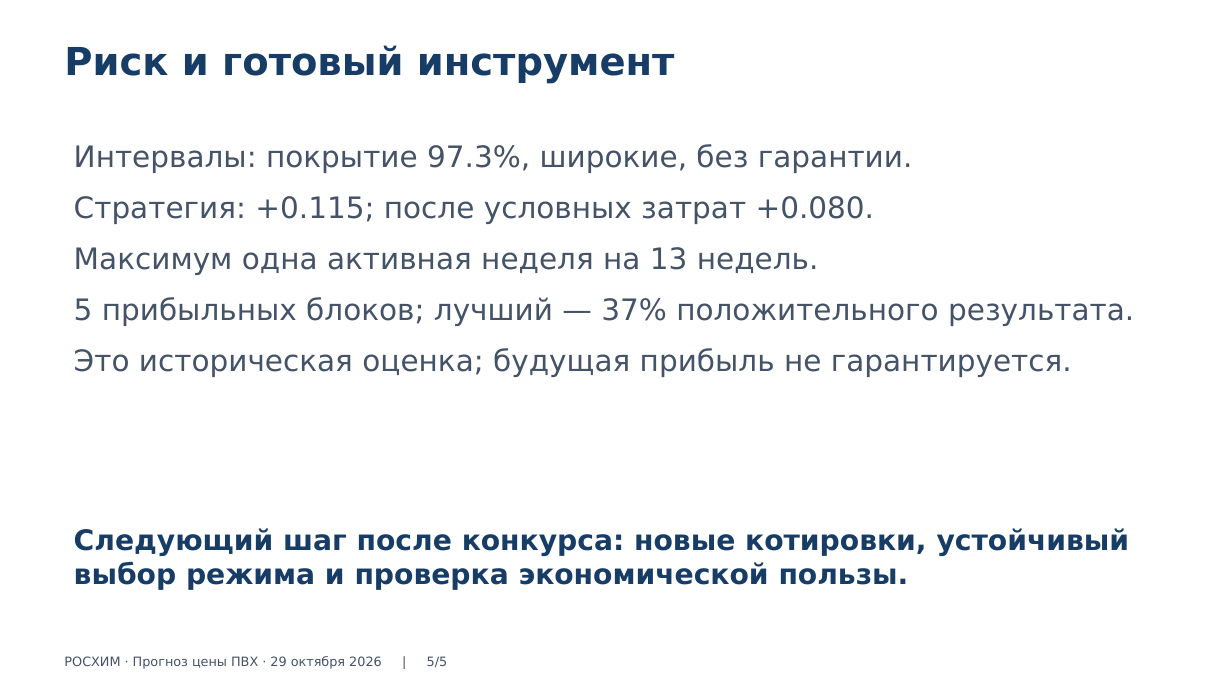
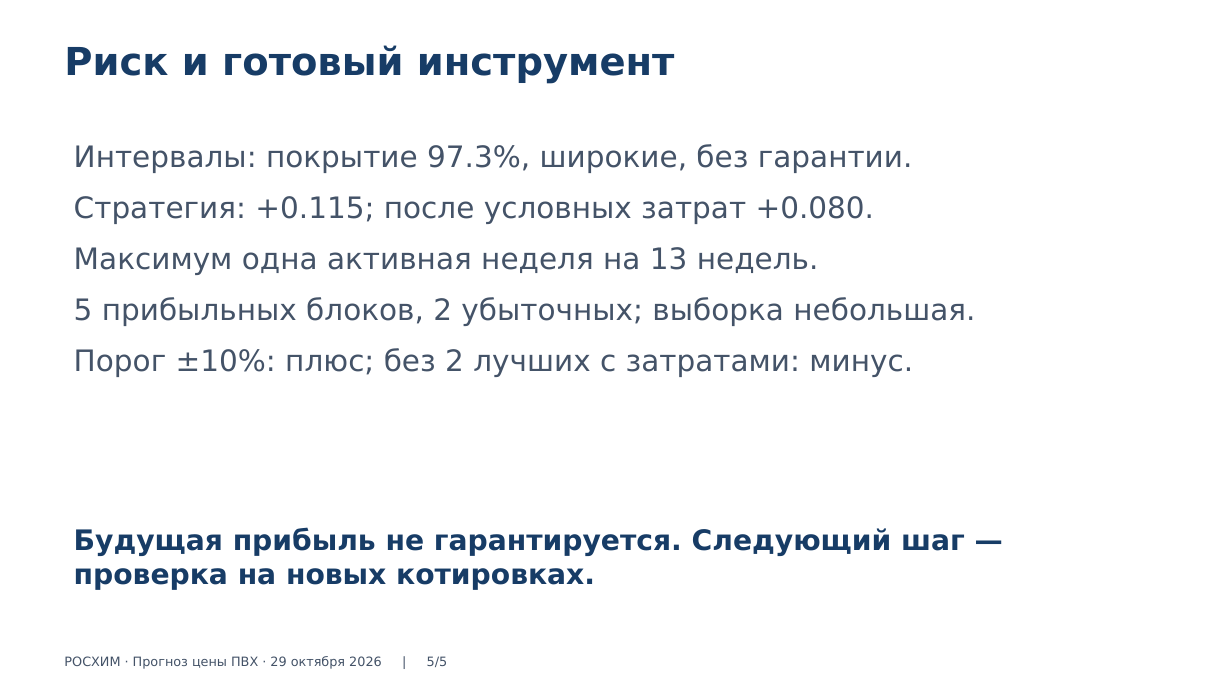
Before and after one commit to MihailProhorenko/Roshim_hakaton, a slide deck: slide 5 of docs/presentation.pptx. Drawn at 1232x693 pixels with LibreOffice and Linux fonts; fonts in the diff are those of the drawing. Boxes give left, top, right and bottom in pixels: in the first picture for what was removed or moved away, otherwise in the second. Text is boxed around its words. In the diff, an @@ line names an element or a change of style, - is before the commit and + after.

```diff
--- a/docs/presentation.pptx
+++ b/docs/presentation.pptx
@@ text at <box>74,297,975,377</box>: text changed @@
-5 прибыльных блоков; лучший — 37% положительного результата.
-Это историческая оценка; будущая прибыль не гарантируется.
+5 прибыльных блоков, 2 убыточных; выборка небольшая.
+Порог ±10%: плюс; без 2 лучших с затратами: минус.
@@ text at <box>74,527,965,590</box>: text changed @@
-Следующий шаг после конкурса: новые котировки, устойчивый выбор режима и проверка экономической пользы.
+Будущая прибыль не гарантируется. Следующий шаг — проверка на новых котировках.
```
Also in this commit, not shown: 19 other files.
